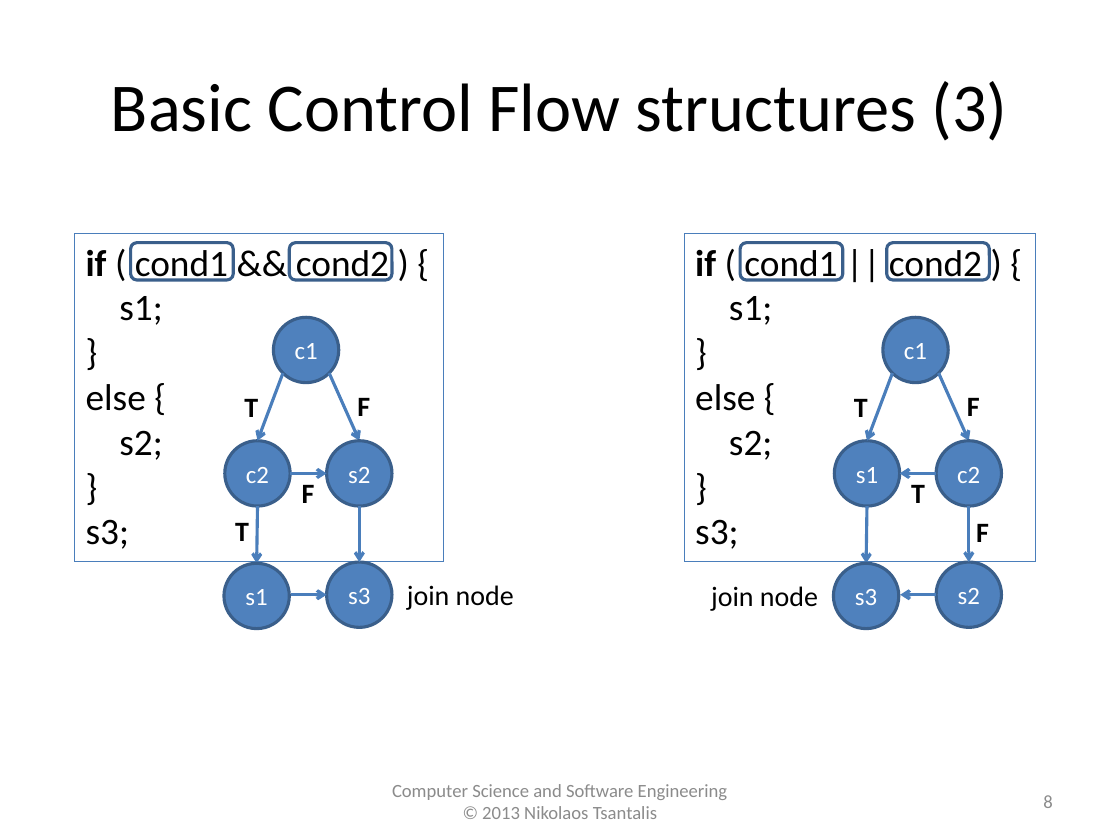
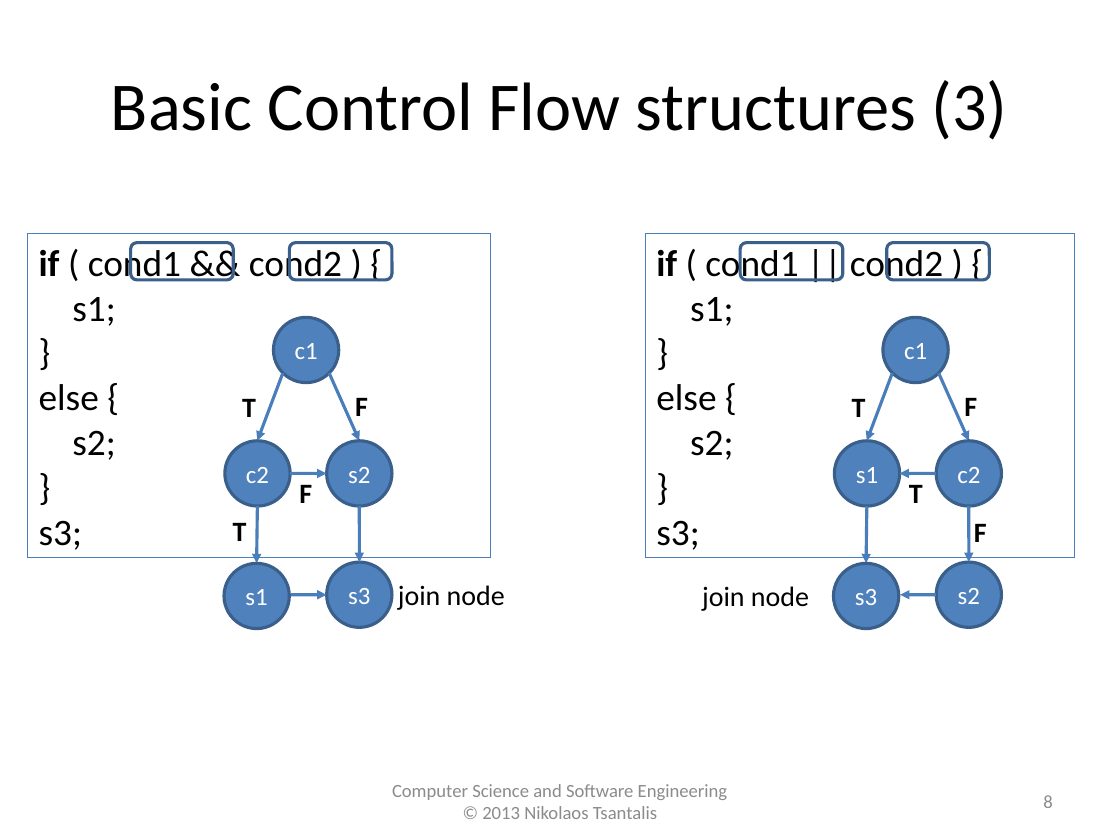
Before and after one commit to tajmilur-rahman/SOEN6611, a slide deck: slide 8 of lectures/lec2/McCabe_Complexity.pptx. Drawn at 1120x840 pixels with LibreOffice and Linux fonts; fonts in the diff are those of the drawing. Boxes give left, top, right and bottom in pixels: in the first picture for what was removed or moved away, otherwise in the second. Text is boxed around its words. In the diff, an @@ line names an element or a change of style, - is before the commit and + after.

```diff
--- a/lectures/lec2/McCabe_Complexity.pptx
+++ b/lectures/lec2/McCabe_Complexity.pptx
@@ rectangle "if ( cond1 && cond2 ..." at (28, 233, 491, 558): outline #4B7EBC 0.75 pt to #4A7EBB 0.75 pt @@
@@ rectangle "if ( cond1 && cond2 ...": place and size @@
-rectangle "if ( cond1 && cond2 ..." at (75, 233, 444, 561)
+rectangle "if ( cond1 && cond2 ..." at (28, 233, 491, 558)
@@ rectangle "if ( cond1 || cond2 ...": place and size @@
-rectangle "if ( cond1 || cond2 ..." at (684, 233, 1036, 561)
+rectangle "if ( cond1 || cond2 ..." at (645, 233, 1074, 558)
@@ rectangle "if ( cond1 || cond2 ..." at (645, 233, 1074, 558): outline #4B7EBC 0.75 pt to #4A7EBB 0.75 pt @@
@@ outline #3A5F8C 2 pt to #3A5F8B 2.01 pt; proportions changed in 4 elements at (131, 243, 234, 280), (289, 243, 392, 280), (740, 243, 843, 280), (887, 243, 990, 280) @@
@@ arrow (283, 373) - (258, 440): stroke #4B7EBC 2 pt to #4A7EBB 2.01 pt; arrowheads changed @@
@@ arrow (329, 373) - (360, 440): stroke #4B7EBC 2 pt to #4A7EBB 2.01 pt; arrowheads changed @@
@@ arrow (893, 373) - (867, 440): stroke #4B7EBC 2 pt to #4A7EBB 2.01 pt; arrowheads changed @@
@@ arrow (939, 373) - (969, 440): stroke #4B7EBC 2 pt to #4A7EBB 2.01 pt; arrowheads changed @@
@@ outline #3A5F8C 2 pt to #3A5F8B 2.01 pt in 4 elements at (327, 562, 392, 627), (224, 563, 289, 628), (936, 562, 1001, 627), (833, 563, 898, 628) @@
@@ text "join node": place and size @@
-text "join node" at (407, 585, 514, 610)
+text "join node" at (398, 585, 505, 610)
@@ text "join node": place and size @@
-text "join node" at (711, 586, 818, 611)
+text "join node" at (702, 586, 809, 611)
@@ text "Computer Science and Software Engineering" at (392, 784, 728, 819): text colour #8C8C8C to #8B8B8B @@
```
Also in this commit, not shown: 14 other slides changed, 3 other files.
